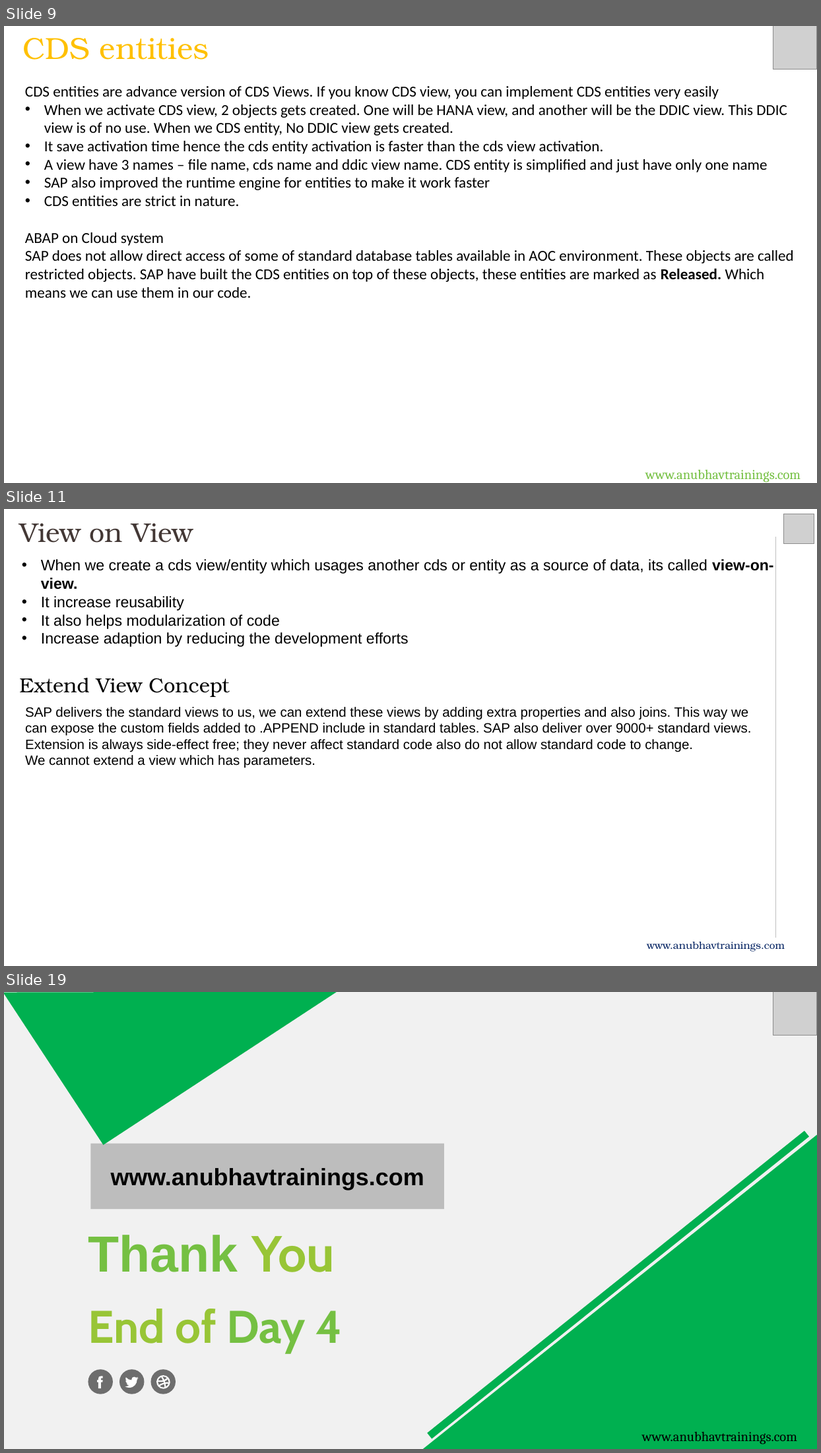
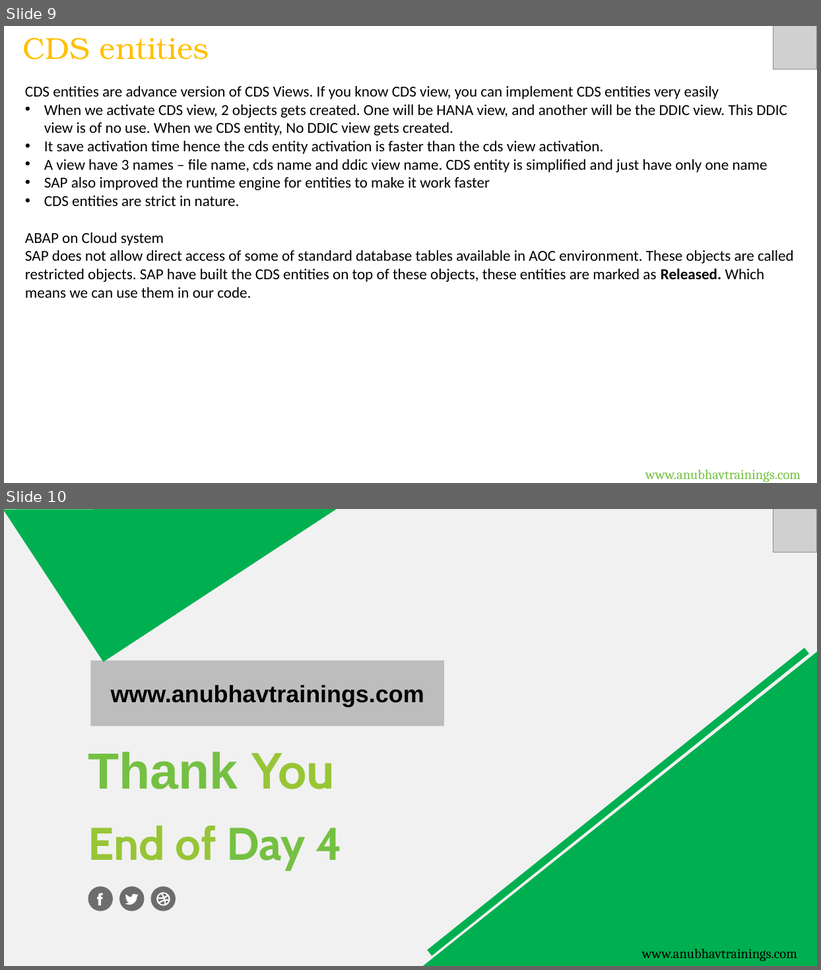
Before and after one commit to soyuztechnologies/CDS_AMDP_RAP_Training_60H, a slide deck: Day 4/DAY-4.pptx. Shown one above the other, each under a label of ours: slides 9, 11 and 19 before the commit, slides 9 and 10 after it; the slides between them are not shown. The pictures are 821x1453 and 821x970 pixels, drawn with LibreOffice and Linux fonts; fonts in the diff are those of the drawing; grey boxes stand for pictures. Boxes give left, top, right and bottom in pixels: in the first picture for what was removed or moved away, otherwise in the second. Text is boxed around its words. In the diff, an @@ line names an element or a change of style, - is before the commit and + after.

```diff
--- a/Day 4/DAY-4.pptx
+++ b/Day 4/DAY-4.pptx
@@ slide 11 removed at <box>4,509,817,966</box>, background #FFFFFF @@
@@ text removed at <box>19,523,193,543</box> @@
-View on View
@@ picture removed at <box>784,514,814,544</box> @@
@@ line removed from (776, 537) to (776, 939) @@
@@ text removed at <box>41,559,774,647</box> @@
-• When we create a cds view/entity which usages another cds or entity as a source of data, its called view-on-view.
-• It increase reusability
-• It also helps modularization of code
-• Increase adaption by reducing the development efforts
@@ text removed at <box>19,678,230,697</box> @@
-Extend View Concept
@@ text removed at <box>25,707,752,768</box> @@
-SAP delivers the standard views to us, we can extend these views by adding extra properties and also joins. This way we can expose the custom fields added to .APPEND include in standard tables. SAP also deliver over 9000+ standard views. Extension is always side-effect free; they never affect standard code also do not allow standard code to change.
-We cannot extend a view which has parameters.
@@ text removed at <box>647,942,785,952</box> @@
-www.anubhavtrainings.com
@@ what was slide 19 is now slide 10 @@
```
Also in this commit, not shown: 8 other slides removed, 7 other files.
